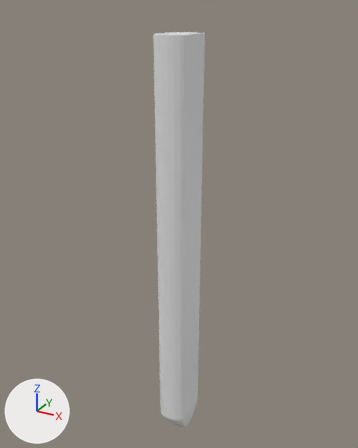
One commit to the Blender file sources/bssexternaltanks.blend: the scene before it, then after it.
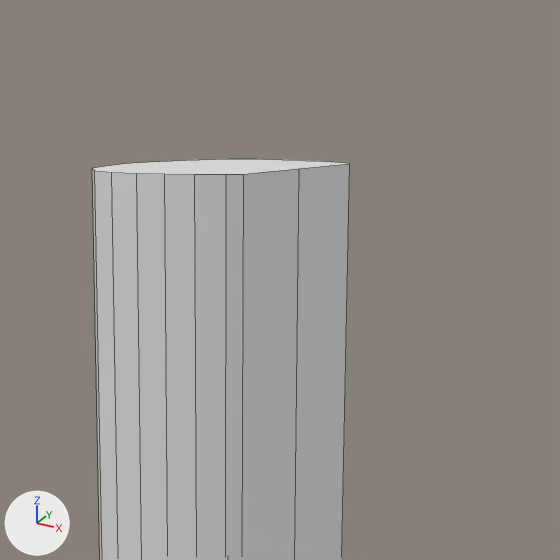
Each version appears first whole from a camera (50 mm lens) standing at (2.146, -3.874, 2.209) and looking at (-0.049, 0.118, 0.213), and next in a close-up on the part from 38% to 69% of the width and 0% to 25% of the height. The lights are fixed; the arrows at lower left show +X, +Y and +Z. The close-ups show mesh edges as thin lines.

Names of what the first close-up shows: 'FuelTank'.
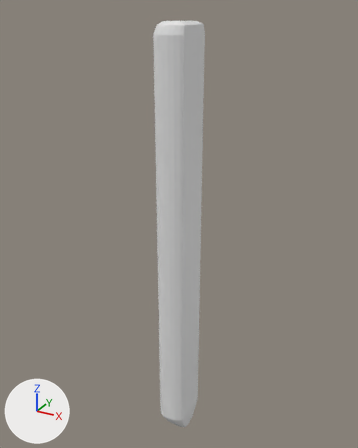
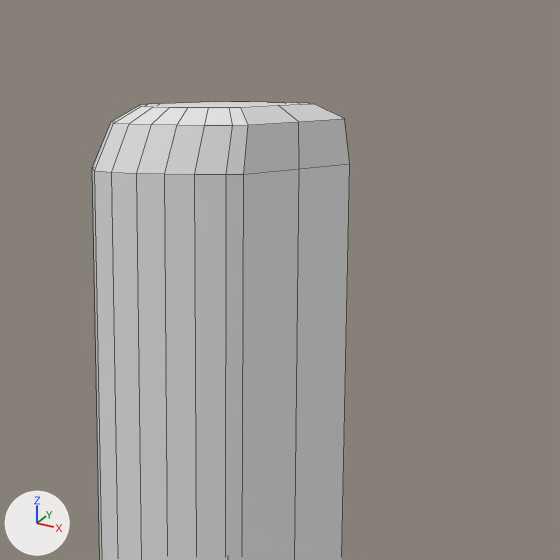
Commit message: modified:   sources/bssexternaltanks.blend 	modified:   sources/bssexternaltanks.blend1

Where the change shows, as pixel boxes [x1, y1, x2, y2] in the close-ups (560 x 560 px):
'FuelTank', reshaped
    before: [92, 159, 350, 560]
    after: [92, 102, 350, 560]
part 1 of me_cylinder_002, built on
    before: [92, 159, 349, 174]
    after: [92, 102, 350, 174]

The change in detail:
me_cylinder_002 is used by ob_fueltank; location (0.0, 0.0, 0.0).
me_cylinder_002 had 100 vertices, 82 faces and spanned x -0.17..0.16, y -0.25..0.25, z -2.24..2.0.
me_cylinder_002 now has 160 vertices, 142 faces and spans x -0.17..0.16, y -0.25..0.25, z -2.24..2.1.
Part 1, on me_cylinder_002:
1 face is deleted.
60 vertices are added at x -0.14..0.16, y -0.23..0.22, z 2.07..2.1.
61 new faces join them.
